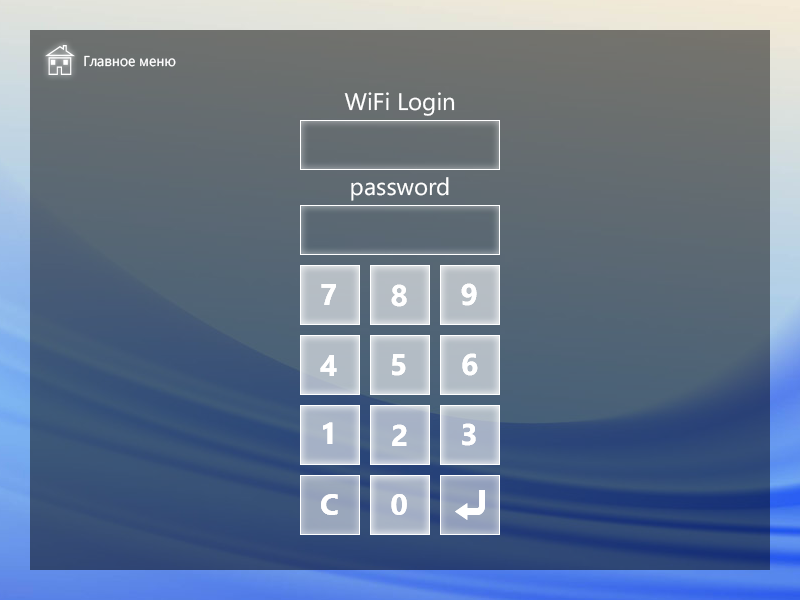
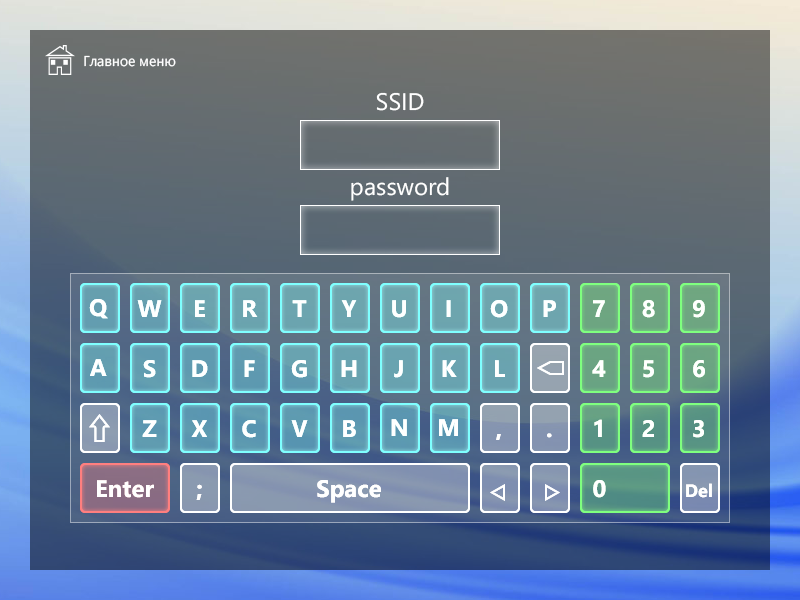
Layer changes from the first (800, 600) image to the second:
renamed "WiFi Login" to "SSID", painted on it over [344, 92, 455, 116]
hid group "Content pressed" (24 layers) over [320, 283, 485, 520]
hid group "Content" (24 layers) over [320, 283, 485, 520]
added group "Keyboard" with 202 layers above "Background" over [89, 265, 712, 503]
added group "Buttons pressed" with 97 layers in group "Keyboard" over [89, 299, 712, 503]
added group "Line 4" (1st of 2, in "Keyboard" › "Buttons pressed") with 14 layers in group "Buttons pressed" over [97, 480, 712, 503]
added layer "Space" (1st of 2, in "Keyboard" › "Buttons pressed" › "Line 4") in group "Line 4" over [317, 480, 381, 503]
added layer "Enter" (3rd of 5, in "Keyboard" › "Buttons pressed" › "Line 4") in group "Line 4" over [97, 480, 154, 498]
added group "Line 3" (1st of 2, in "Keyboard" › "Buttons pressed") with 27 layers in group "Buttons pressed" over [89, 419, 704, 440]
added group "Line 2" (1st of 2, in "Keyboard" › "Buttons pressed") with 26 layers in group "Buttons pressed" over [90, 359, 705, 378]
added group "Line 1" (1st of 2, in "Keyboard" › "Buttons pressed") with 26 layers in group "Buttons pressed" over [89, 299, 705, 319]
added group "Buttons" with 97 layers in group "Keyboard" over [89, 299, 712, 503]
added group "Line 4" (2nd of 2, in "Keyboard" › "Buttons") with 14 layers in group "Buttons" over [97, 480, 712, 503]
added layer "Space" (2nd of 2, in "Keyboard" › "Buttons" › "Line 4") in group "Line 4" over [317, 480, 381, 503]
added group "Line 3" (2nd of 2, in "Keyboard" › "Buttons") with 27 layers in group "Buttons" over [89, 419, 704, 440]
added group "Line 2" (2nd of 2, in "Keyboard" › "Buttons") with 26 layers in group "Buttons" over [90, 359, 705, 378]
added group "Line 1" (2nd of 2, in "Keyboard" › "Buttons") with 26 layers in group "Buttons" over [89, 299, 705, 319]
…and 81 more changes (81 added)
